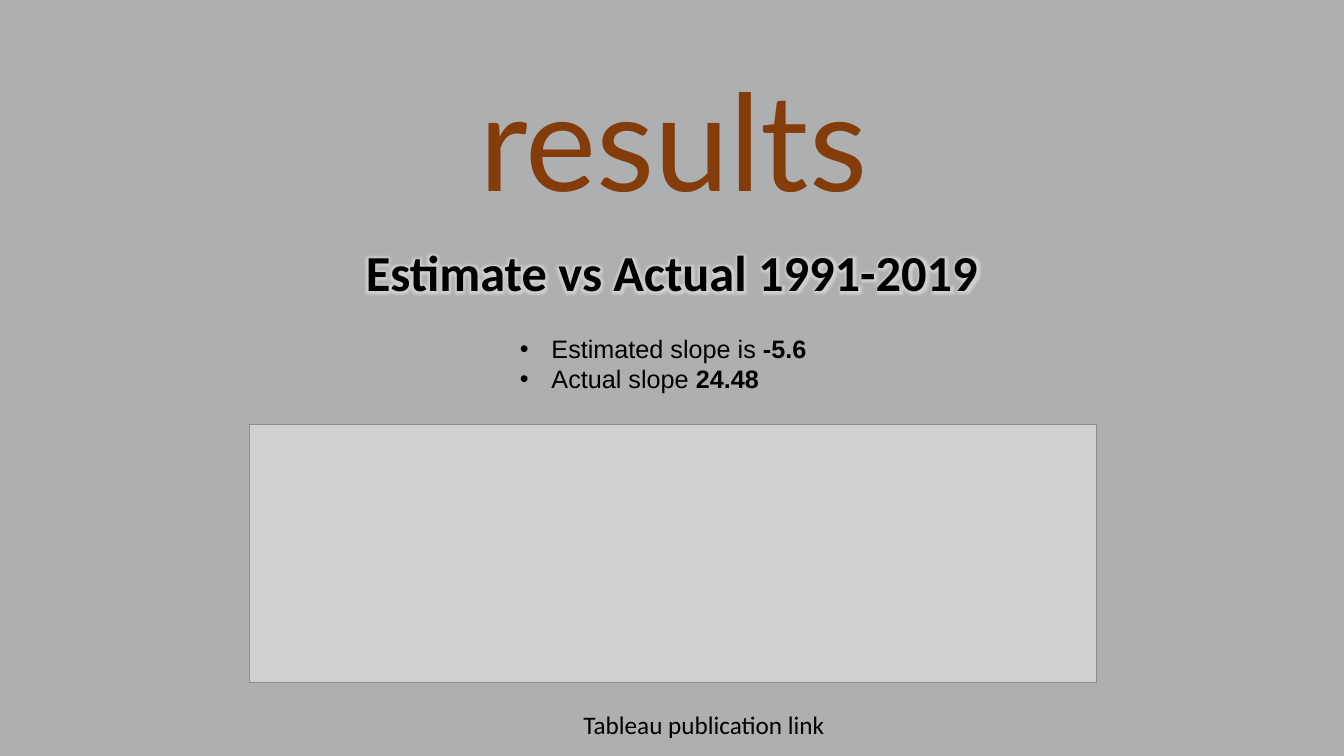
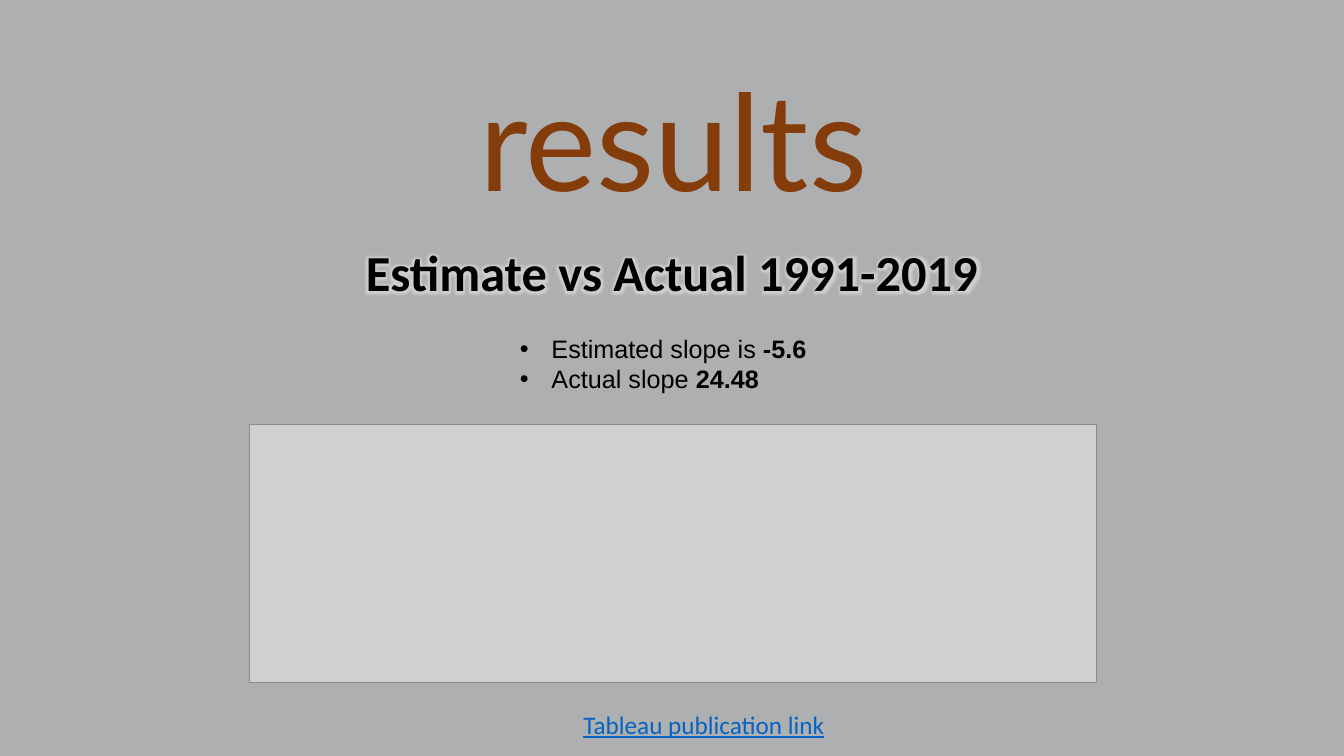
Before and after one commit to cljungkull/Final-Project, a slide deck: slide 10 of presentation.pptx. Drawn at 1344x756 pixels with LibreOffice and Linux fonts; fonts in the diff are those of the drawing; grey boxes stand for pictures. Boxes give left, top, right and bottom in pixels: in the first picture for what was removed or moved away, otherwise in the second. Text is boxed around its words. In the diff, an @@ line names an element or a change of style, - is before the commit and + after.

Commit message:
Updated with Tableau

```diff
--- a/presentation.pptx
+++ b/presentation.pptx
@@ text "Tableau publication link" at <box>583,716,824,738</box>: text colour #000000 to #0563C1, underline on @@
```
